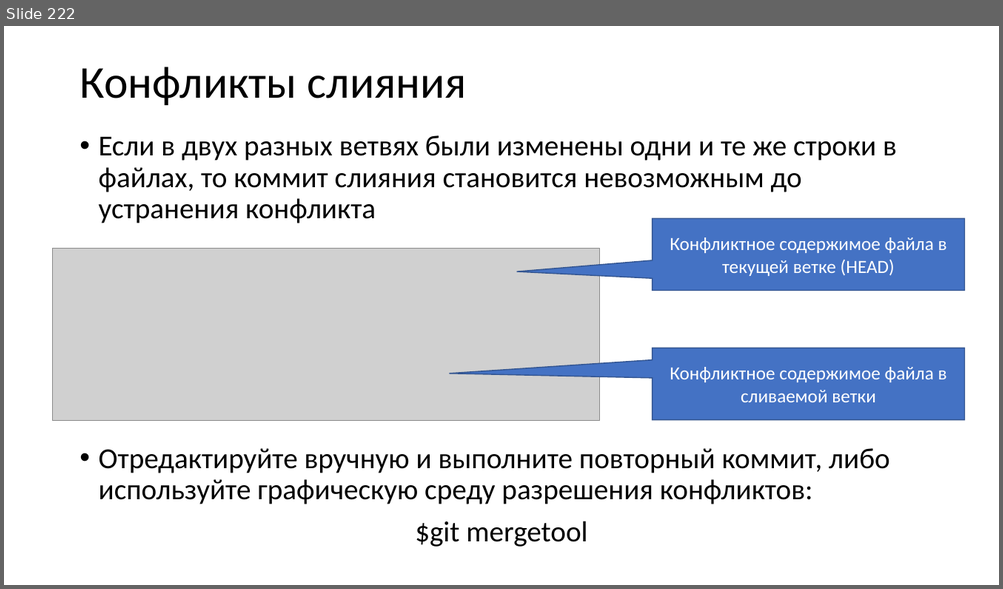
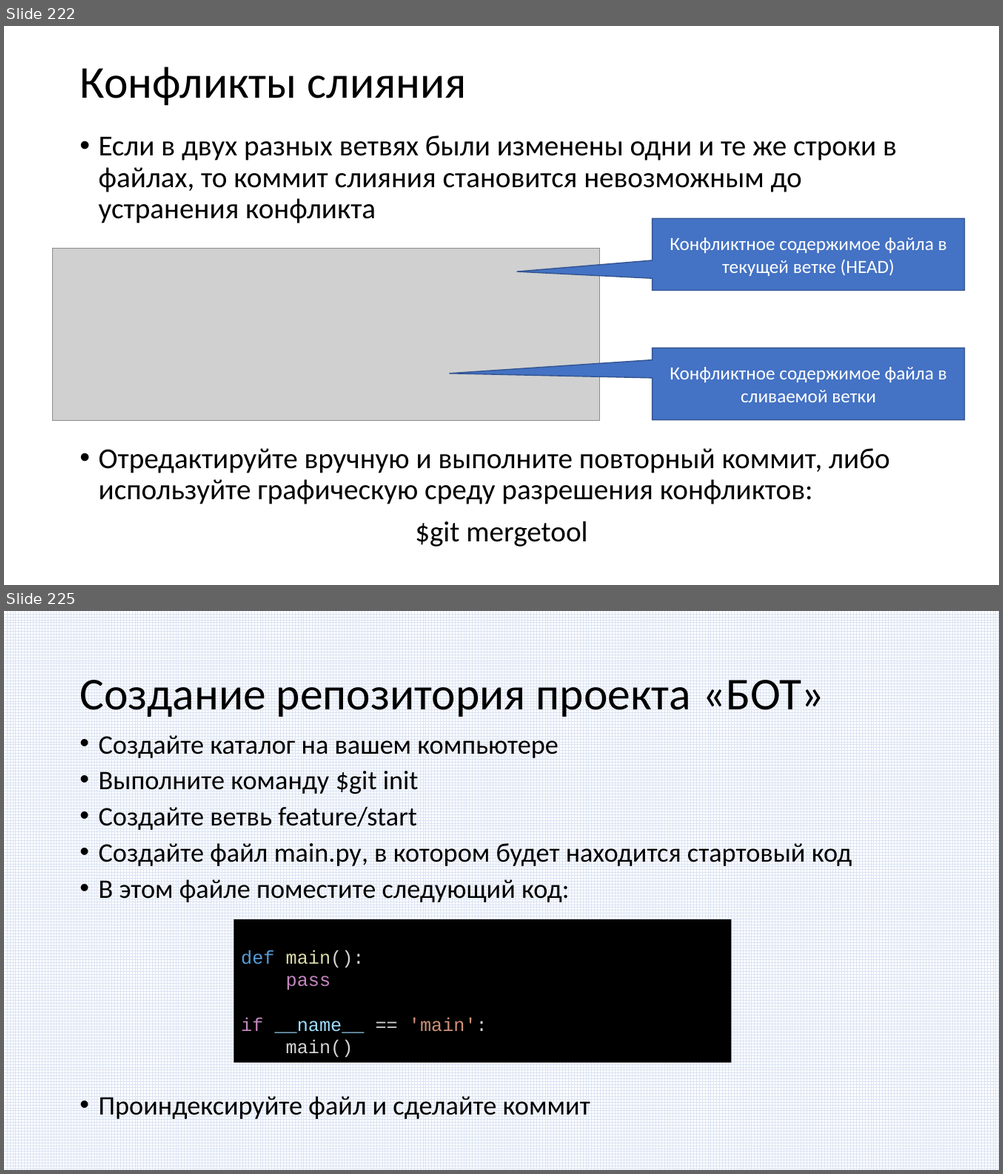
Before and after one commit to paveltsytovich/telegram-course, a slide deck: Presentation/Разработка ботов для телеграмм на Python.pptx. Shown one above the other, each under a label of ours: slide 222 before the commit, slides 222 and 225 after it; the slides between them are not shown. The pictures are 1003x589 and 1003x1174 pixels, drawn with LibreOffice and Linux fonts; fonts in the diff are those of the drawing; grey boxes stand for pictures. Boxes give left, top, right and bottom in pixels: in the first picture for what was removed or moved away, otherwise in the second. Text is boxed around its words. In the diff, an @@ line names an element or a change of style, - is before the commit and + after.

```diff
--- a/Presentation/Разработка ботов для телеграмм на Python.pptx
+++ b/Presentation/Разработка ботов для телеграмм на Python.pptx
@@ slide 225 added at <box>4,611,999,1170</box>, background #FFFFFF @@
@@ rectangle added at <box>4,611,999,1170</box>, fill pattern #DAE3F3 on #FFFFFF @@
@@ title added at <box>79,680,824,717</box>, 44 pt, text #000000 @@
+Создание репозитория проекта «БОТ»
@@ text added at <box>99,735,852,1119</box>, 25.9 pt, text #000000 @@
+• Создайте каталог на вашем компьютере
+• Выполните команду $git init
+• Создайте ветвь feature/start
+• Создайте файл main.py, в котором будет находится стартовый код
+• В этом файле поместите следующий код:
+• Проиндексируйте файл и сделайте коммит
@@ rectangle added at <box>234,920,731,1063</box>, fill #000000, 18 pt, text #D4D4D4 @@
+def main():
+pass
+if __name__ == 'main':
+main()
```
Also in this commit, not shown: 1 slide changed, 2 other slides added, 1 slide removed, 1 other file.
